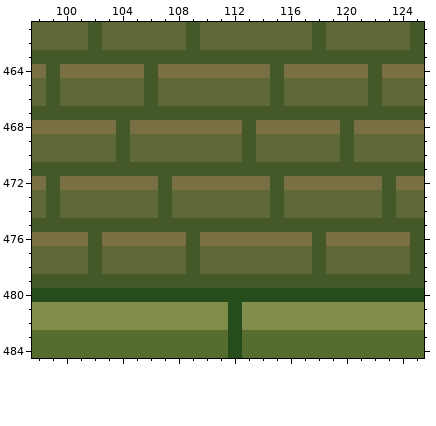
Two versions of one pixel-art file, anotherThreat/aseprite/tilemap.aseprite. The picture above was drawn from the file before the commit.
1024x512 pixels, 1 frame. Colours within 5 levels of each other are drawn and written as one. Shown: x 98..125, y 461..484.
And afterwards:
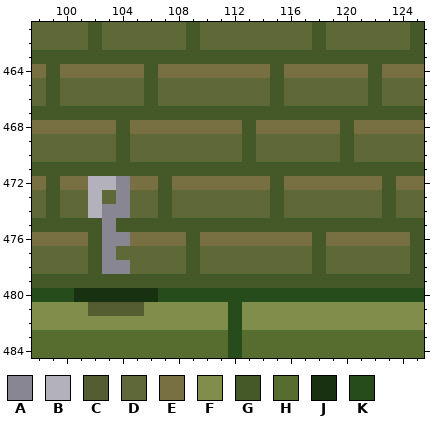
Palette (. is transparent): A #898693  B #b3b2bc  C #545c31  D #5f6837  E #787043  F #818d4b  G #445927  H #576d2f  J #183111  K #254c1a
From old to new:
--- layer "sewer_water"
@@ x 99..108 @@
 471 GGGGGGGGGG
-472 GEEEEEEEGE
-473 GDDDDDDDGD
-474 GDDDDDDDGD
-475 GGGGGGGGGG
-476 EEEGEEEEEE
-477 DDDGDDDDDD
-478 DDDGDDDDDD
+472 GEEBBAEEGE
+473 GDDBDADDGD
+474 GDDBAADDGD
+475 GGGGAGGGGG
+476 EEEGAAEEEE
+477 DDDGADDDDD
+478 DDDGAADDDD
 479 GGGGGGGGGG
-480 KKKKKKKKKK
-481 FFFFFFFFFF
+480 KKJJJJJJKK
+481 FFFCCCCFFF
 482 FFFFFFFFFF
